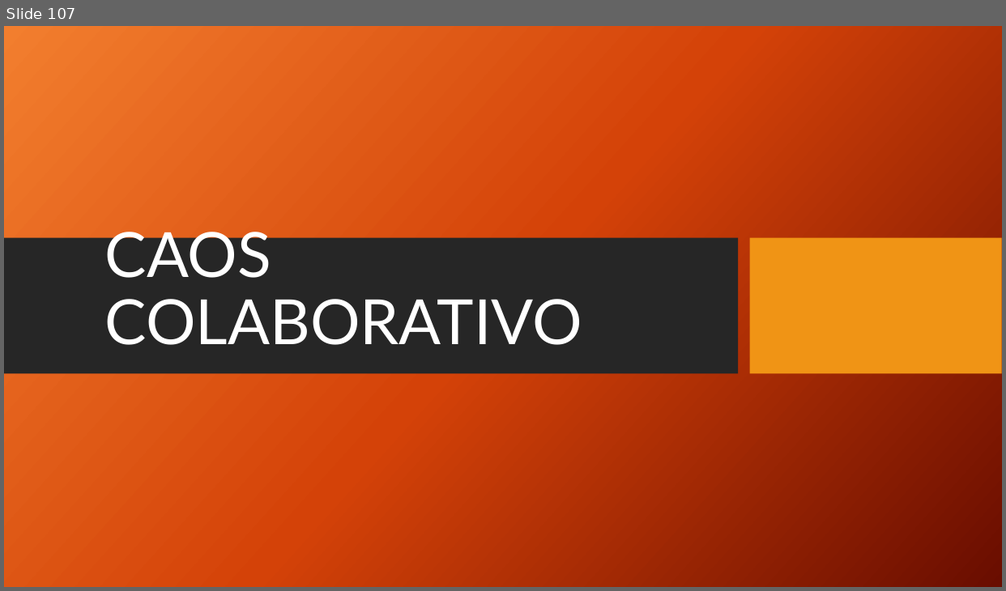
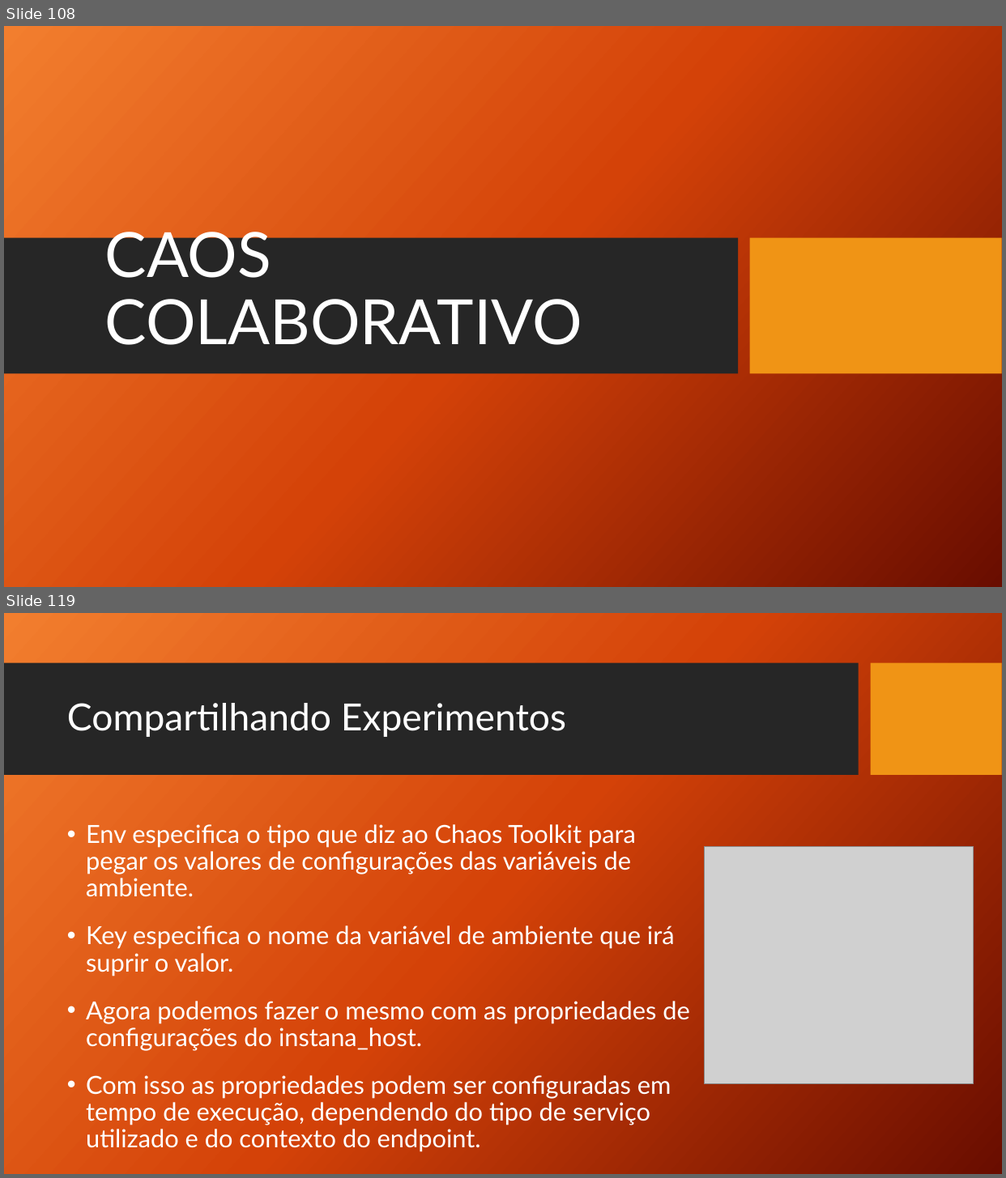
Before and after one commit to TCC-Chaos-Engineering/docs-chaos-engineering, a slide deck: docs/Chaos Engineering - Das Hipoteses aos Testes.pptx. Shown one above the other, each under a label of ours: slide 107 before the commit, slides 108 and 119 after it; the slides between them are not shown. The pictures are 1006x591 and 1006x1178 pixels, drawn with LibreOffice and Linux fonts; fonts in the diff are those of the drawing; grey boxes stand for pictures; background and template pictures are left out. Boxes give left, top, right and bottom in pixels: in the first picture for what was removed or moved away, otherwise in the second. Text is boxed around its words. In the diff, an @@ line names an element or a change of style, - is before the commit and + after.

```diff
--- a/docs/Chaos Engineering - Das Hipoteses aos Testes.pptx
+++ b/docs/Chaos Engineering - Das Hipoteses aos Testes.pptx
@@ slide 119 added at (4,613,1002,1174), background picture (left out) @@
@@ rectangle added at (4,663,859,776), fill #262626 @@
@@ rectangle added at (871,663,1002,776), fill #F09415 @@
@@ title added at (67,703,566,737), 36 pt, text #FFFFFF @@
+Compartilhando Experimentos
@@ text added at (86,824,690,1126), 24 pt, text #FFFFFF @@
+• Env especifica o tipo que diz ao Chaos Toolkit para pegar os valores de configurações das variáveis de ambiente.
+• Key especifica o nome da variável de ambiente que irá suprir o valor.
+• Agora podemos fazer o mesmo com as propriedades de configurações do instana_host.
+• Com isso as propriedades podem ser configuradas em tempo de execução, dependendo do tipo de serviço utilizado e do contexto do endpoint.
@@ picture added at (705,846,974,1084) @@
@@ what was slide 107 is now slide 108 @@
```
Also in this commit, not shown: 12 slides changed, 12 other slides added, 11 slides removed.
